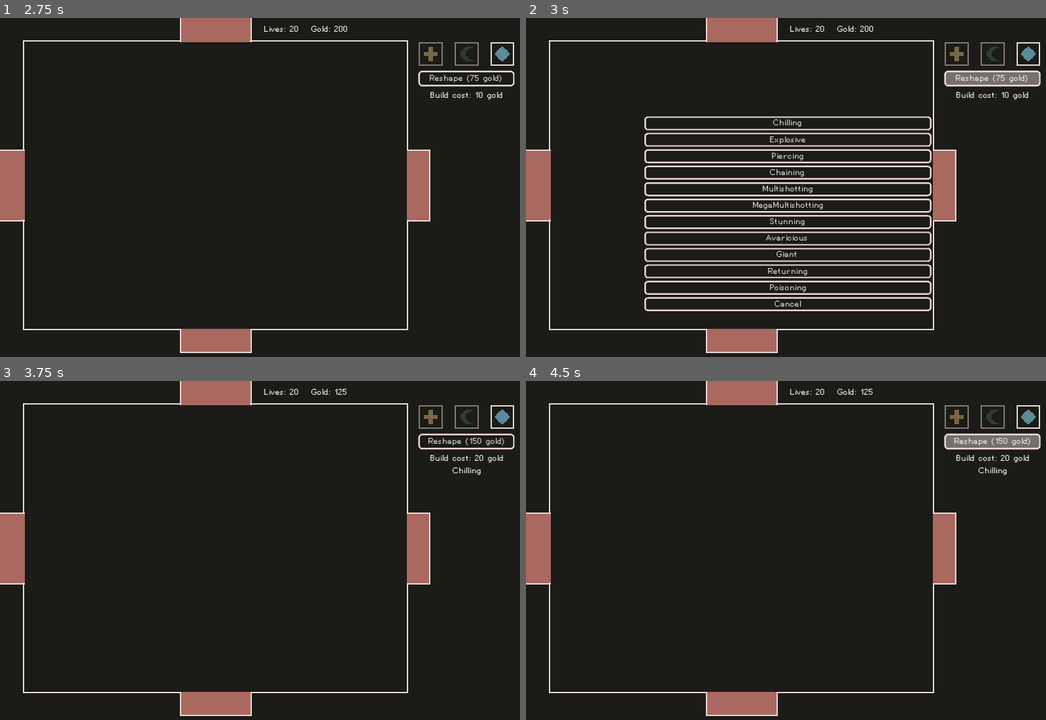
Above: before the commit, frames 1-4 (two rows, left to right).
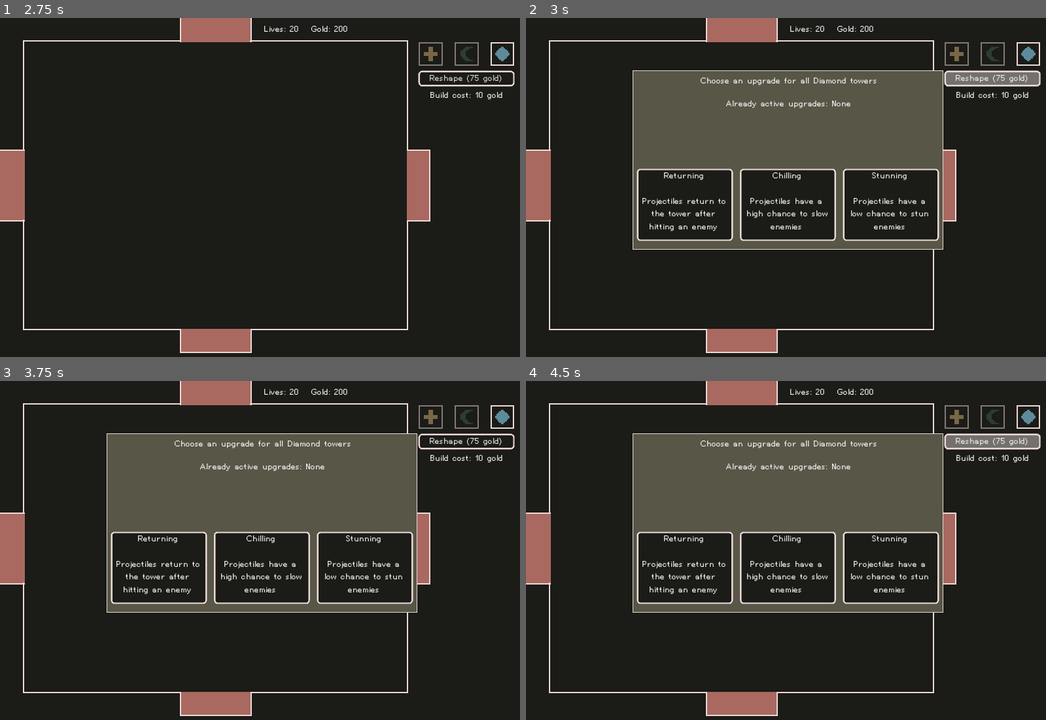
Above: after the commit, the same moments.

Repository: nolenroyalty/ReShape-TD
Game: Godot game, scene res://Main.tscn
Two runs of this game, one before a commit and one after it. Both use one fixed random seed, a clock stepped at 60 frames per second and the inputs below.
Inputs (mouse positions are in pixels of both pictures, inside the frame that each line leads up to):
- Up to frame 1 (2.75 s): click (468, 55) at 0.5 s; click (431, 55) at 1.25 s; click (504, 55) at 2 s
- Up to frame 2 (3 s): click "Reshape (75 gold)" at 2.75 s
- Up to frame 3 (3.75 s): click (260, 486) at 3.5 s, where only the run before the commit has a clickable "Chilling"
- Up to frame 4 (4.5 s): click (994, 442) at 4.25 s, where only the run before the commit has a clickable "Reshape (150 gold)"

Frame 1 is identical in both runs. In frame 2, 27% of the frame differs, in the area x 20-81%, y 15-87%; in frame 3, 22%; in frame 4, 22%.

Commit message:
3 upgrade choices, exclude already purchased

Diff:
--- a/Main.gd
+++ b/Main.gd
@@ -1,6 +1,7 @@
 extends Node2D
 
-var ReshapeUpgradePicker = preload("res://ui/ReshapeUpgradePicker.tscn")
+var ReshapeUpgradeAll = preload("res://ui/ReshapeUpgradeAllChoices.tscn")
+var ReshapeUpgradePicker = preload("res://ui/ReshapeUpgrade3Choice.tscn")
 
 onready var battlefield = $Battlefield
 onready var upgrade_selector = $ReshapeUpgradeSelector
@@ -16,17 +17,23 @@
 	battlefield.set_playing()
 	get_tree().paused = false
 
-func handle_upgrade_purchased(picker):
+func handle_upgrade_purchased(shape, upgrade, picker):
+	var cost = Upgrades.reshape_cost(shape)
+	if State.try_to_buy(cost):
+		Upgrades.upgrade(shape, upgrade)
+		print("Purchased upgrade %s for %s" % [Upgrades.title(upgrade), C.shape_name(shape)])
+	else:
+		print("POTENTIAL BUG: not enough gold to purchase upgrade!")
 	hide_reshape_upgrade_picker(picker)
 	# upgrade_selector.update_upgrades_text()
 
 func show_reshape_upgrade_picker(shape):
 	get_tree().paused = true
 	var picker = ReshapeUpgradePicker.instance()
-	picker.init(shape)
 	battlefield.set_in_menu()
 	add_child(picker)
-	picker.connect("upgrade_purchased", self, "handle_upgrade_purchased", [picker])
+	picker.set_shape(shape)
+	picker.connect("chosen", self, "handle_upgrade_purchased", [picker])
 	picker.connect("cancelled", self, "hide_reshape_upgrade_picker", [picker])
 
 func clear_individual_selection(only_if_this_one=null):
--- a/towers/Bullet.tscn
+++ b/towers/Bullet.tscn
@@ -14,6 +14,7 @@
 radius = 32.0
 
 [node name="Bullet" type="KinematicBody2D"]
+z_index = 1
 collision_layer = 128
 collision_mask = 2
 script = ExtResource( 2 )
--- a/towers/Upgrades.gd
+++ b/towers/Upgrades.gd
@@ -68,6 +68,7 @@
 		T.GREATER_MULTIPROJ: return [ T.LESSER_MULTIPROJ ]
 		T.PIERCES: return [ T.CHAINS ]
 		T.CHAINS: return [ T.PIERCES ]
+		_: return []
 
 func title(t):
 	match t:
@@ -97,7 +98,7 @@
 		T.BONUS_GOLD: return "Tower earns 25% more gold for kills"
 		T.GIANT_PROJ: return "Projectiles are much larger"
 		T.RETURNS: return "Projectiles return to the tower after hitting an enemy"
-		T.POISONS: return "Poisons enemies, dealing 50% of the tower's damage over time"
+		T.POISONS: return "Projectiles deal 50% of the tower's damage over time"
 
 class IndividualTower extends Node:
 	var LEVEL = 1
@@ -132,13 +133,20 @@
 	# Add exclusions
 	var possible = []
 	var excluded = {}
+	var used = {}
 	for t in active_upgrades(shape):
 		for exclude in excludes(t):
 			excluded[exclude] = true
 
+	for s in shapes:
+		for t in active_upgrades(s):
+			used[t] = true
+
 	for t in all_upgrades():
-		if not (t in active_upgrades(shape)) and not (t in excluded):
+		if not (t in used) and not (t in excluded):
 			possible.append(t)
+		# if not (t in active_upgrades(shape)) and not (t in excluded):
+			# possible.append(t)
 
 	return possible
 
--- a/ui/IndividualCreepViewer.gd
+++ b/ui/IndividualCreepViewer.gd
@@ -11,8 +11,8 @@
 func set_text_for_creep():
 	var kind = "Kind: %s" % creep.KIND
 	var level = "Level: %s" % creep.level
-	var health = "Health: %s" % creep.health
-	var speed = "Speed: %s" % creep.SPEED
+	var health = "Health: %s" % int(creep.health)
+	var speed = "Speed: %s" % int(creep.SPEED)
 	var status_effects = "\n".join(creep.get_status_effects())
 	var t = "\n".join([kind, level, health, speed, status_effects])
 	label.text = t
--- a/ui/ReshapeUpgrade3Choice.gd
+++ b/ui/ReshapeUpgrade3Choice.gd
@@ -1,4 +1,4 @@
-extends Node2D
+extends CanvasLayer
 
 signal chosen(shape, upgrade)
 signal cancelled(shape)
@@ -8,7 +8,7 @@
 onready var center = $Background/Choices/Center
 onready var title = $Background/Title
 onready var current = $Background/CurrentUpgrades
-onready var cancel = $Background/Cancel
+# onready var cancel = $Background/Cancel
 
 func on_button_pressed(shape, upgrade):
 	print("Chose %s for %s" % [Upgrades.title(upgrade), C.shape_name(shape)])
@@ -27,7 +27,7 @@
 	else:
 		var l = []
 		for a in active:
-			l.append(C.title(a))
+			l.append(Upgrades.title(a))
 		current.text = "Already active upgrades: %s" % ", ".join(l)
 
 	var rng = RandomNumberGenerator.new()
@@ -54,7 +54,8 @@
 	left.connect("pressed", self, "on_button_pressed", [shape, chosen[0]])
 	right.connect("pressed", self, "on_button_pressed", [shape, chosen[1]])
 	center.connect("pressed", self, "on_button_pressed", [shape, chosen[2]])
-	cancel.connect("pressed", self, "cancelled", [shape])
+	print("foo")
+	# cancel.connect("pressed", self, "cancelled", [shape])
 
-func _ready():
-	set_shape(C.SHAPE.CROSS)
+# func _ready():
+# 	set_shape(C.SHAPE.CROSS)
--- a/ui/ReshapeUpgrade3Choice.tscn
+++ b/ui/ReshapeUpgrade3Choice.tscn
@@ -4,12 +4,19 @@
 [ext_resource path="res://ui/sprites/ninepatch-both.png" type="Texture" id=2]
 [ext_resource path="res://ui/ReshapeUpgrade3Choice.gd" type="Script" id=3]
 
-[node name="ReshapeUpgrade3Choice" type="Node2D"]
+[node name="ReshapeUpgrade3Choice" type="CanvasLayer"]
+pause_mode = 2
 script = ExtResource( 3 )
 
 [node name="Background" type="NinePatchRect" parent="."]
-margin_right = 416.0
-margin_bottom = 240.0
+anchor_left = 0.5
+anchor_top = 0.5
+anchor_right = 0.5
+anchor_bottom = 0.5
+margin_left = -208.0
+margin_top = -180.0
+margin_right = 208.0
+margin_bottom = 60.0
 texture = ExtResource( 2 )
 patch_margin_left = 1
 patch_margin_top = 1
@@ -56,6 +63,7 @@
 autowrap = true
 
 [node name="Cancel" type="Button" parent="Background"]
+visible = false
 anchor_left = 1.0
 anchor_right = 1.0
 margin_left = -16.0
--- a/ui/ReshapeUpgradePicker.tscn
+++ b/ui/ReshapeUpgradeAllChoices.tscn
@@ -1,6 +1,6 @@
 [gd_scene load_steps=3 format=2]
 
-[ext_resource path="res://ui/ReshapeUpgradePicker.gd" type="Script" id=1]
+[ext_resource path="res://ui/ReshapeUpgradeAllChoices.gd" type="Script" id=1]
 [ext_resource path="res://ui/Styles.tres" type="Theme" id=2]
 
 [node name="ReshapeUpgradePicker" type="CanvasLayer"]
--- a/ui/ReshapeUpgradeSelector.gd
+++ b/ui/ReshapeUpgradeSelector.gd
@@ -36,31 +36,51 @@
 func update_reshape_button_cost():
 	if current == null: return
 	var cost = Upgrades.reshape_cost(current)
-	reshape_button.text = "Reshape (%d gold)" % [cost]
+	var remaining = Upgrades.possible_upgrades(current)
+
+	if len(remaining) < 3:
+		reshape_button.text = "No upgrades left"
+	else:
+		reshape_button.text = "Reshape (%d gold)" % [cost]
 
 func handle_reshaped(shape, _upgrade):
 	if current != null and shape == current:
 		update_info_text()
 		update_reshape_button_cost()
+		update_disabled_state()
+
+func update_disabled_state():
+	if current ==  null:
+		return
+	var cost = Upgrades.reshape_cost(current)
+	var gold = State.gold
+	var remaining = Upgrades.possible_upgrades(current)
+	reshape_button.disabled = cost > gold or len(remaining) < 3
 
 func set_shape(kind):
 	current = kind
 	update_selected()
 	update_info_text()
 	update_reshape_button_cost()
+	update_disabled_state()
 
-func handle_pressed(kind):
+func handle_shape_pressed(kind):
 	set_shape(kind)
 	emit_signal("selected", kind)
 
 func handle_reshape_pressed():
+	if current == null: return
 	var cost = Upgrades.reshape_cost(current)
-	if current != null and State.can_buy(cost):
+	if State.can_buy(cost):
 		emit_signal("reshape", current)
 
+func gold_updated(_amount):
+	update_disabled_state()
+
 func _ready():
-	cross.connect("pressed", self, "handle_pressed", [C.SHAPE.CROSS])
-	crescent.connect("pressed", self, "handle_pressed", [C.SHAPE.CRESCENT])
-	diamond.connect("pressed", self, "handle_pressed", [C.SHAPE.DIAMOND])
+	cross.connect("pressed", self, "handle_shape_pressed", [C.SHAPE.CROSS])
+	crescent.connect("pressed", self, "handle_shape_pressed", [C.SHAPE.CRESCENT])
+	diamond.connect("pressed", self, "handle_shape_pressed", [C.SHAPE.DIAMOND])
 	reshape_button.connect("pressed", self, "handle_reshape_pressed")
-	var _ignore = Upgrades.connect("reshaped", self, "handle_reshaped")
+	var _ignore = State.connect("gold_updated", self, "gold_updated")
+	_ignore = Upgrades.connect("reshaped", self, "handle_reshaped")
Renamed: ui/ReshapeUpgradePicker.gd -> ui/ReshapeUpgradeAllChoices.gd
